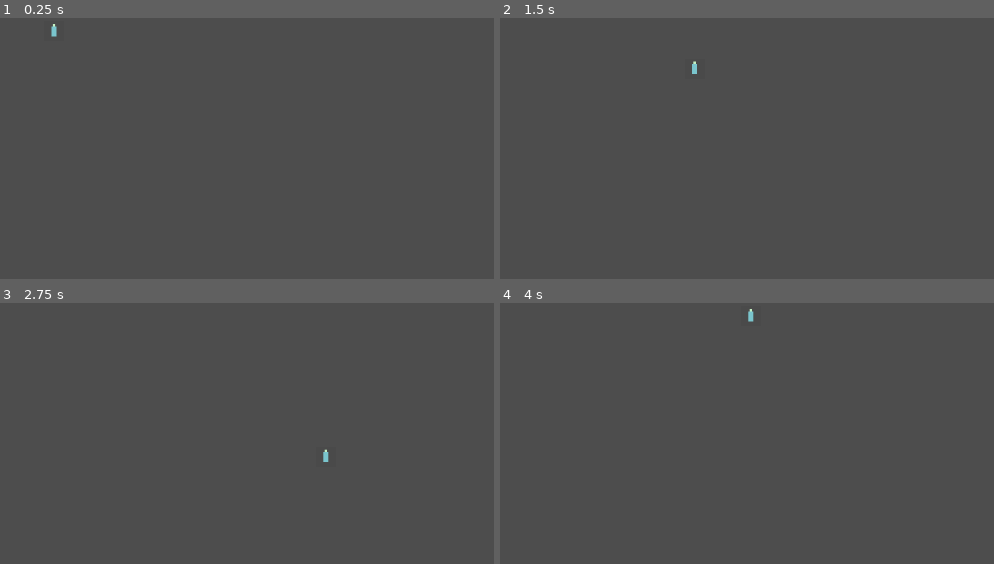
Above: before the commit, frames 1-4 (two rows, left to right).
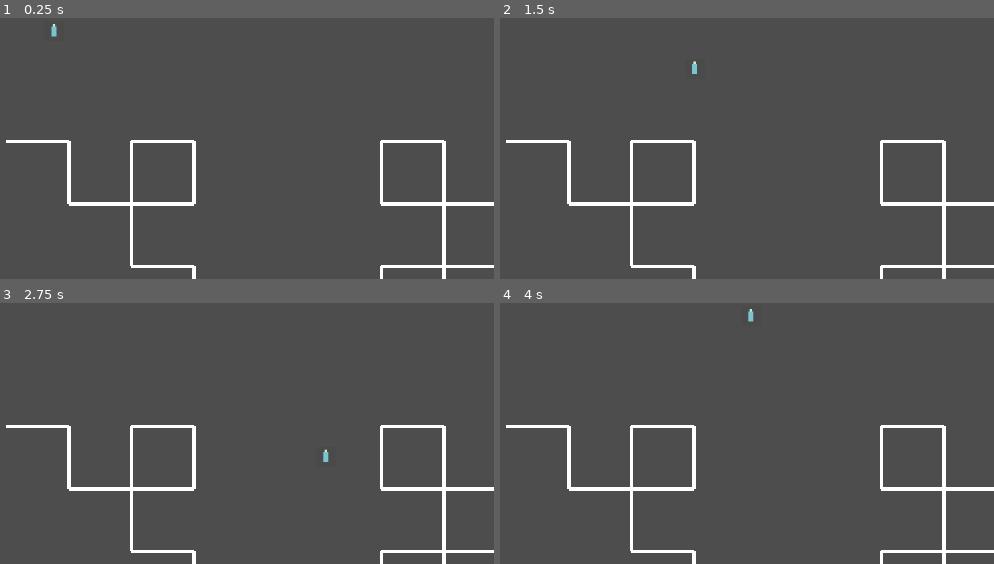
Above: after the commit, the same moments.

Repository: powerpeej/Project-Neon-Colony
Game: Godot game, scene res://scenes/main.tscn
Same seed, same stepped clock (60 frames per second), same inputs: the game is played once before the commit and once after it. The project has no main scene, so this scene is started directly.
Inputs:
- Up to frame 1 (0.25 s): no input
- Up to frame 2 (1.5 s): tap Enter at 0.5 s; hold Right (ui_right) 0.53-1.28 s; tap Space at 1.25 s; hold Down (ui_down) from 1.28 s (still down)
- Up to frame 3 (2.75 s): tap Enter at 2 s; release Down (ui_down) at 2.03 s; hold Right (ui_right) from 2.03 s (still down)
- Up to frame 4 (4 s): tap Space at 2.75 s; release Right (ui_right) at 2.78 s; hold Up (ui_up) 2.78-3.53 s; hold Left (ui_left) from 3.53 s (still down)

The runs differ from the first frame. In frame 1, 2.9% of the frame differs, in the area x 1-100%, y 46-100%; in frame 2, 2.9%; in frame 3, 2.9%; in frame 4, 2.9%.

Commit message:
feat(procgen): Update TODO.md and implement RoadGenerator for procedural road generation

Diff:
--- a/scenes/main.tscn
+++ b/scenes/main.tscn
@@ -1,8 +1,12 @@
-[gd_scene load_steps=2 format=3 uid="uid://bixy56npg2x5c"]
+[gd_scene load_steps=3 format=3 uid="uid://bixy56npg2x5c"]
 
 [ext_resource type="PackedScene" uid="uid://cgrc56npg2x5c" path="res://scenes/player.tscn" id="1_abcde"]
+[ext_resource type="Script" path="res://src/procgen/road_generator.gd" id="2_fghij"]
 
 [node name="Main" type="Node2D"]
 
 [node name="Player" parent="." instance=ExtResource("1_abcde")]
 position = Vector2(576, 324)
+
+[node name="RoadGenerator" type="Node2D" parent="."]
+script = ExtResource("2_fghij")
--- a/src/procgen/lsystem.gd
+++ b/src/procgen/lsystem.gd
@@ -1,3 +1,4 @@
+# src/procgen/lsystem.gd
 class_name LSystem
 extends RefCounted
 
--- /dev/null
+++ b/src/procgen/road_generator.gd
@@ -0,0 +1,41 @@
+# src/procgen/road_generator.gd
+class_name RoadGenerator
+extends Node2D
+
+var lsystem: LSystem
+var start_pos: Vector2 = Vector2(500, 500)
+var length: float = 100.0
+var delta_angle: float = 90.0
+
+func _ready():
+	var rules = {"F": "F+F-F-F+F"}
+	lsystem = LSystem.new("F", rules)
+	var lsystem_string = lsystem.generate(3)
+	draw_turtle(lsystem_string)
+
+func draw_turtle(lsystem_string: String):
+	var current_pos = start_pos
+	var current_angle = 0.0
+	var pos_stack = []
+	var angle_stack = []
+
+	for char in lsystem_string:
+		match char:
+			"F":
+				var new_pos = current_pos + Vector2(length, 0).rotated(deg_to_rad(current_angle))
+				var line = Line2D.new()
+				line.add_point(current_pos)
+				line.add_point(new_pos)
+				line.width = 5
+				add_child(line)
+				current_pos = new_pos
+			"+":
+				current_angle += delta_angle
+			"-":
+				current_angle -= delta_angle
+			"[":
+				pos_stack.push_back(current_pos)
+				angle_stack.push_back(current_angle)
+			"]":
+				current_pos = pos_stack.pop_back()
+				current_angle = angle_stack.pop_back()
Not shown, changed: TODO.md
